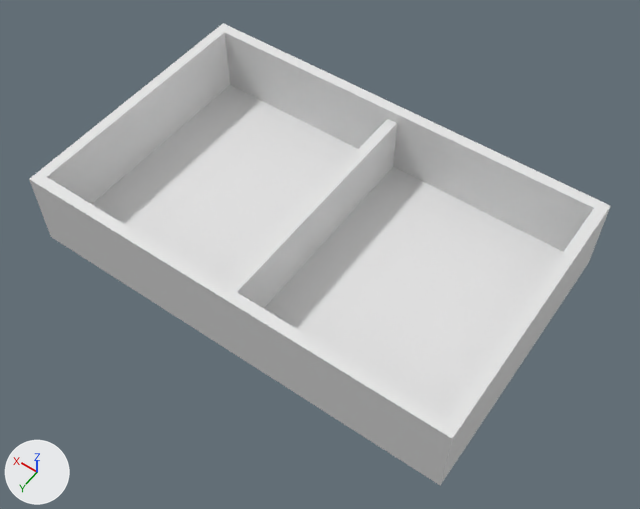
One commit to the glTF model lectures/demo/models/tray.glb: the scene before it, then after it.
Rendered twice from a 50 mm camera at (-0.0332, 0.1064, 0.2442) aimed at (0.0741, -0.0437, 0.0083). The lights are fixed; the arrows at lower left show +X, +Y and +Z. The older version comes first.

In view in the first picture: 'divider', 'tray'.
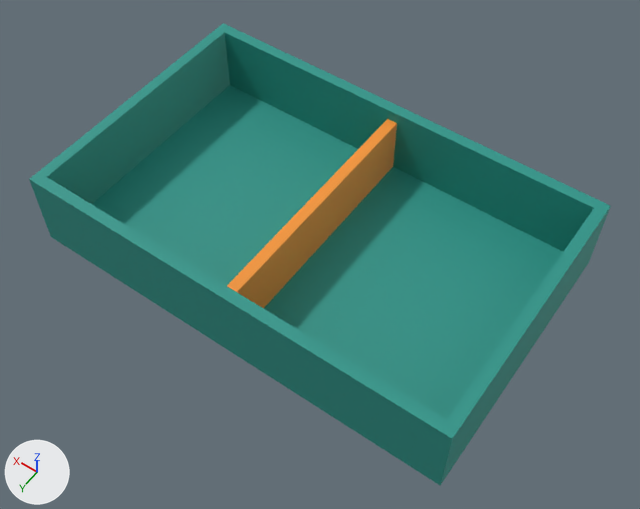
Boxes [x1, y1, x2, y2] around the edits, measured in the pictures (640 x 509 px):
'tray', recoloured (white to cyan)
    both: [29, 23, 611, 485]
'divider', recoloured (white to orange)
    both: [227, 119, 397, 308]

Diff of the bpy script that builds the scene:
```diff
--- a/lectures/demo/models/tray.glb.py
+++ b/lectures/demo/models/tray.glb.py
@@ mat_divider_orange @@
+mat_divider_orange = principled_material('divider orange')
+mat_divider_orange.base_color = (0.9, 0.3, 0.03)  # orange #f39530
+mat_divider_orange.roughness = 0.6
@@ mat_tray_teal @@
+mat_tray_teal = principled_material('tray teal')
+mat_tray_teal.base_color = (0.02, 0.3, 0.25)  # cyan #279589
+mat_tray_teal.roughness = 0.6
@@ me_tray @@
 me_tray.from_pydata(...)  # 28 vertices, 60 faces; spans x 0.0..0.16, y -0.1..0.0, z 0.0..0.03
+me_tray.materials.append(mat_tray_teal)  # cyan #279589
@@ me_divider @@
 me_divider.from_pydata(...)  # 8 vertices, 12 faces; spans x -0.002..0.002, y -0.046..0.046, z 0.0..0.022
+me_divider.materials.append(mat_divider_orange)  # orange #f39530
```
